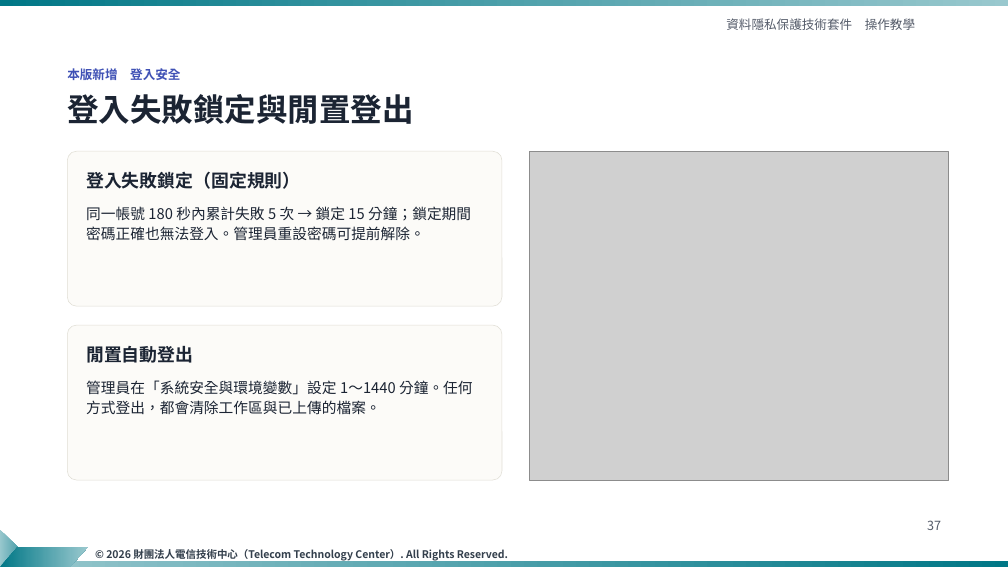
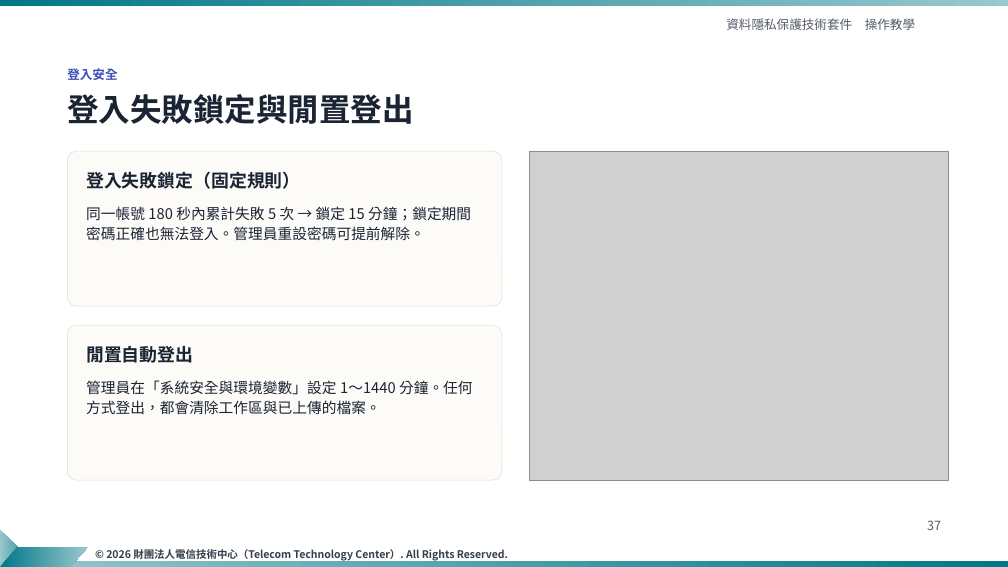
Before and after one commit to ttcdog115016/Demo, a slide deck: slide 37 of slides/資料隱私保護技術套件_操作教學_TTC樣板_v4.pptx. Drawn at 1008x567 pixels with LibreOffice and Linux fonts; fonts in the diff are those of the drawing; grey boxes stand for pictures; background and template pictures are left out. Boxes give left, top, right and bottom in pixels: in the first picture for what was removed or moved away, otherwise in the second. Text is boxed around its words. In the diff, an @@ line names an element or a change of style, - is before the commit and + after.

```diff
--- a/slides/資料隱私保護技術套件_操作教學_TTC樣板_v4.pptx
+++ b/slides/資料隱私保護技術套件_操作教學_TTC樣板_v4.pptx
@@ text at (x1=67, y1=68, x2=117, y2=80): text changed @@
-本版新增 登入安全
+登入安全
```
Also in this commit, not shown: 4 other slides changed, 4 other files.
